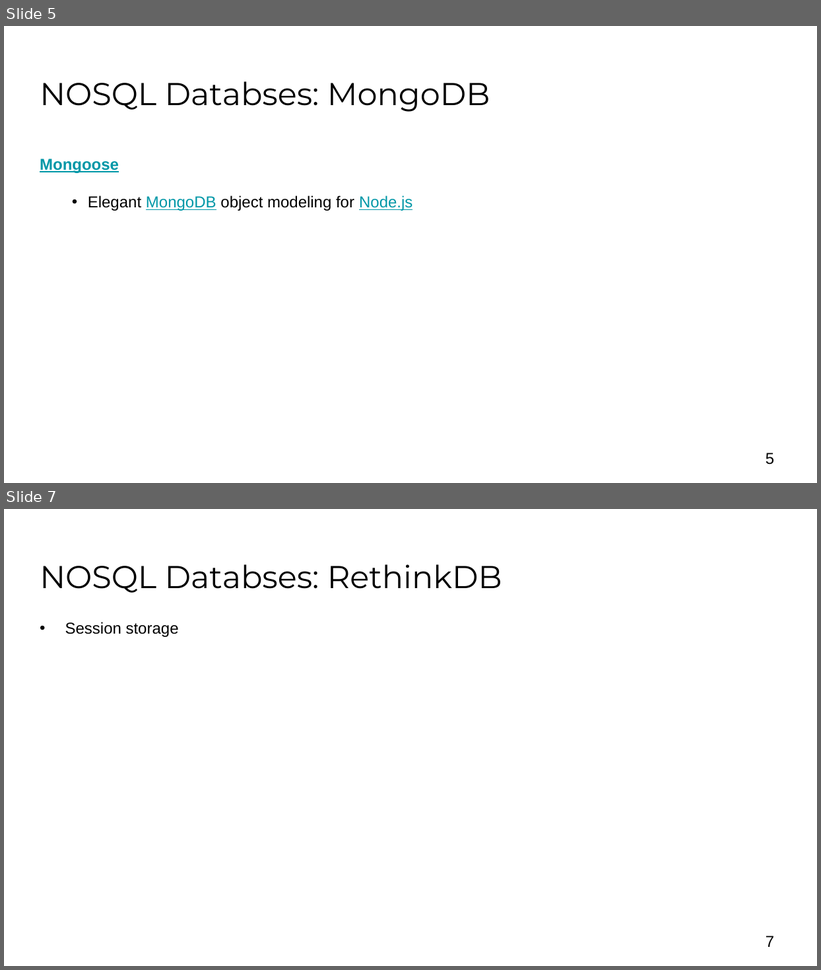
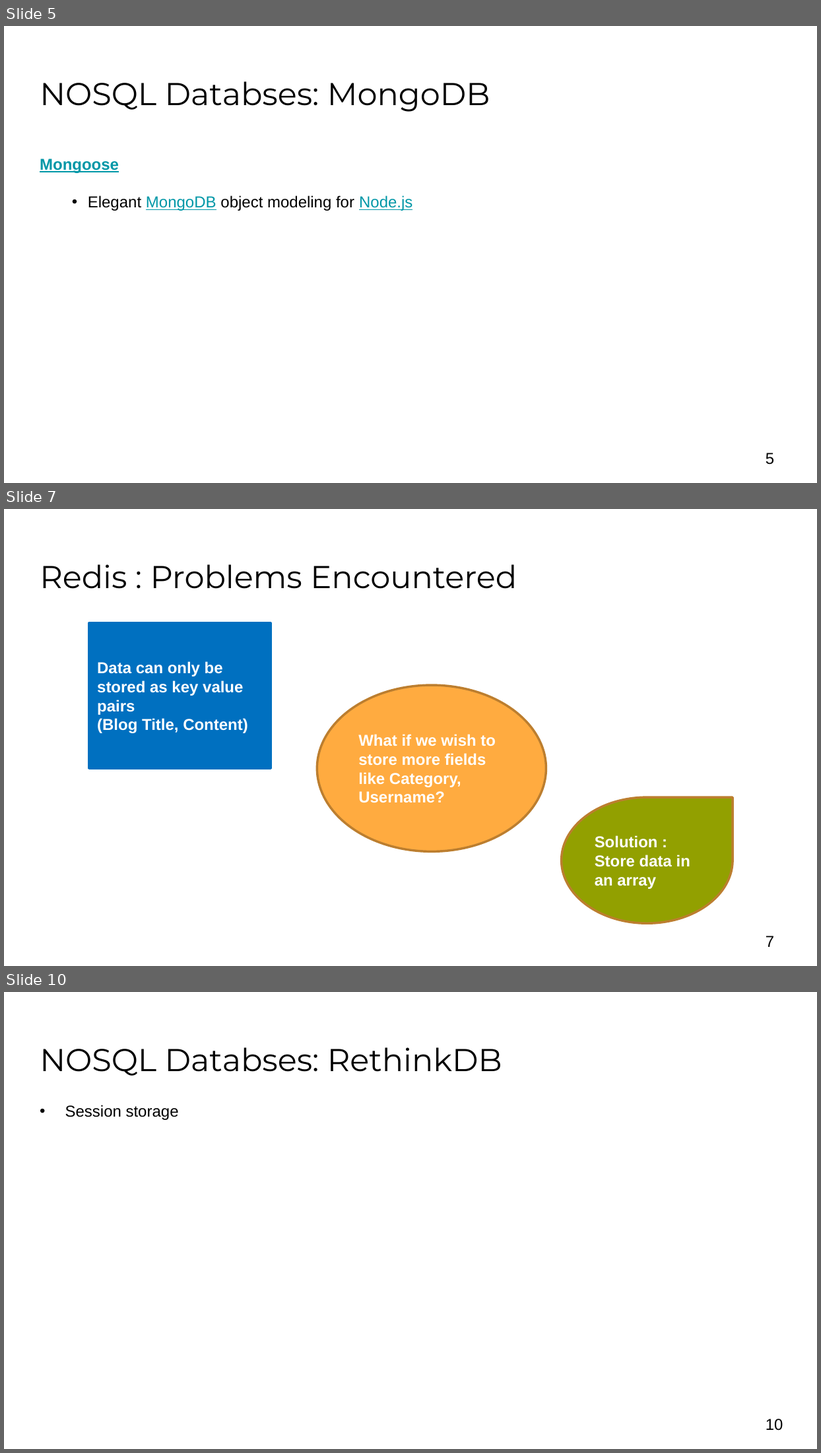
Before and after one commit to akarsh/TUPJNOSQL17, a slide deck: presentation/Presentation 2.pptx. Shown one above the other, each under a label of ours: slides 5 and 7 before the commit, slides 5, 7 and 10 after it; the slides between them are not shown. The pictures are 821x970 and 821x1453 pixels, drawn with LibreOffice and Linux fonts; fonts in the diff are those of the drawing; background and template pictures are left out. Boxes give left, top, right and bottom in pixels: in the first picture for what was removed or moved away, otherwise in the second. Text is boxed around its words. In the diff, an @@ line names an element or a change of style, - is before the commit and + after.

```diff
--- a/presentation/Presentation 2.pptx
+++ b/presentation/Presentation 2.pptx
@@ slide 7 added at (4,509,817,966), background #FFFFFF @@
@@ title added at (40,564,517,589), 28 pt, text #000000 @@
+Redis : Problems Encountered
@@ rectangle added at (89,623,271,768), fill #0070C0, outline #0070C0 2 pt, 14 pt, text #FFFFFF, bold @@
+Data can only be stored as key value pairs
+(Blog Title, Content)
@@ ellipse added at (317,685,547,852), fill #FFAB40, outline #BD7F2F 2 pt, 14 pt, text #FFFFFF, bold @@
+What if we wish to store more fields like Category, Username?
@@ teardrop added at (562,797,733,923), fill #92A000, outline #BD7F2F 2 pt, 14 pt, text #FFFFFF, bold @@
+Solution : Store data in an array
@@ page number added at (766,936,774,947), 14 pt, text #000000 @@
+7
@@ what was slide 7 is now slide 10 @@
@@ page number at (766,1419,783,1431): text changed @@
-7
+10
```
Also in this commit, not shown: 1 slide changed, 3 other slides added, 1 slide removed, 7 other files.
